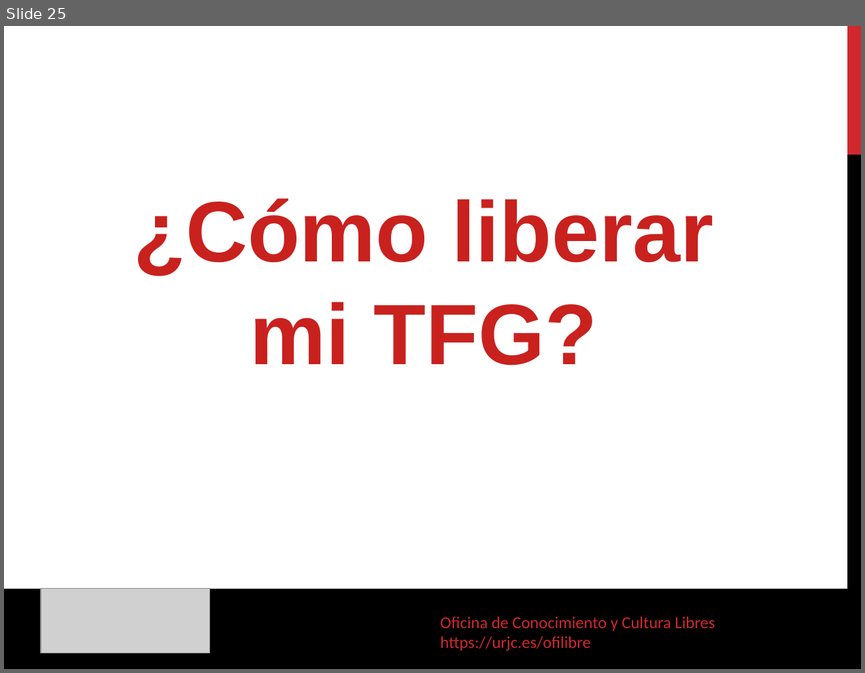
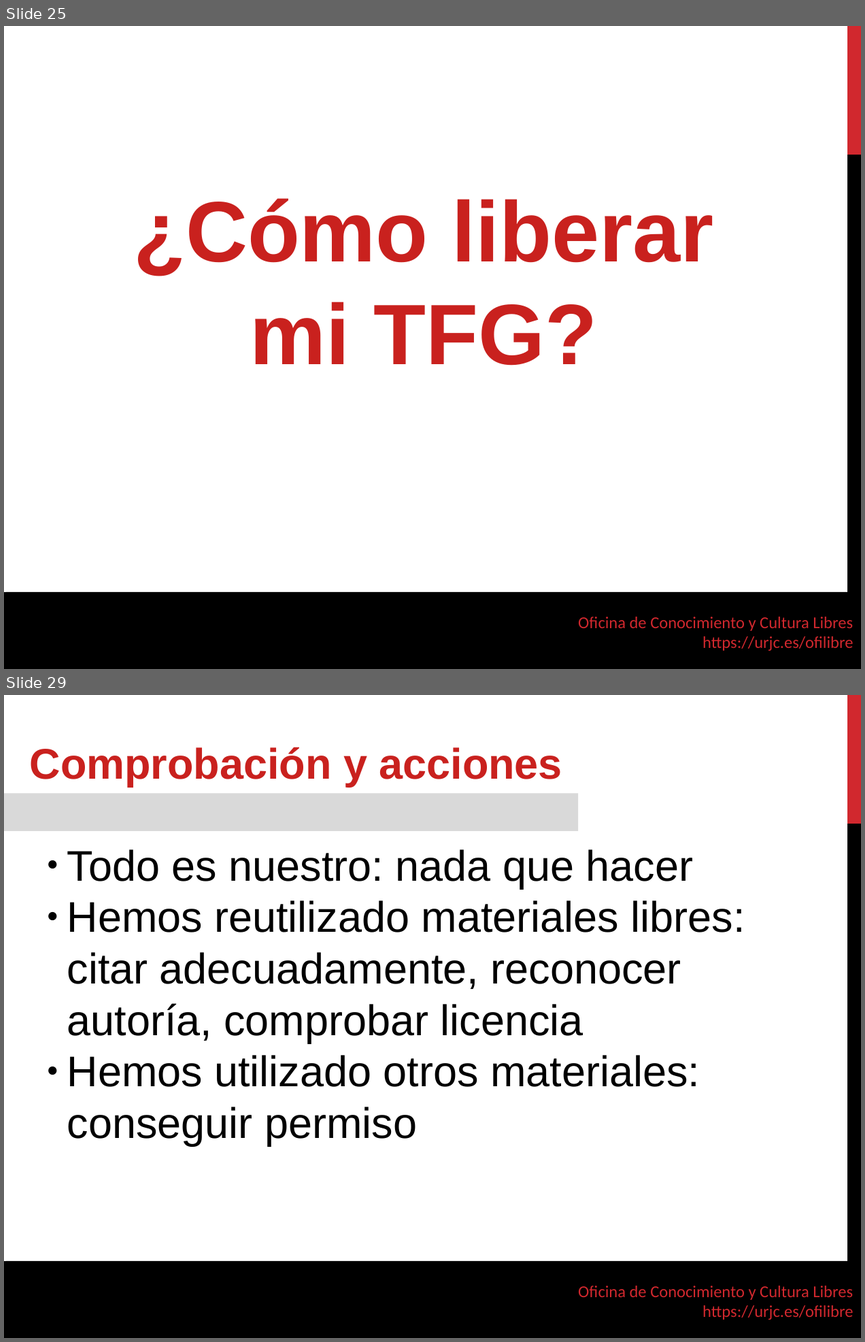
Before and after one commit to gabrielIzquierdo/OfiLibreGabri.github.io, a slide deck: static/transpas/tfgs-abiertos/TFGs_Abiertos.odp. Shown one above the other, each under a label of ours: slide 25 before the commit, slides 25 and 29 after it; the slides between them are not shown. The pictures are 865x673 and 865x1342 pixels, drawn with LibreOffice and Linux fonts; fonts in the diff are those of the drawing; grey boxes stand for pictures; background and template pictures are left out. Boxes give left, top, right and bottom in pixels: in the first picture for what was removed or moved away, otherwise in the second. Text is boxed around its words. In the diff, an @@ line names an element or a change of style, - is before the commit and + after.

```diff
--- a/static/transpas/tfgs-abiertos/TFGs_Abiertos.odp
+++ b/static/transpas/tfgs-abiertos/TFGs_Abiertos.odp
@@ slide 29 added at box(4, 695, 861, 1338), background #FFFFFF; not listed: 4 template elements that a slide beside it also shows @@
@@ text added at box(30, 747, 562, 787), 36 pt, text #C9211E, bold @@
+Comprobación y acciones
@@ rectangle added at box(4, 794, 578, 831), fill #D9D9D9 @@
@@ rectangle added at box(38, 834, 758, 1226), fill #FFFFFF, outline #FFFFFF 0 pt, 36 pt, text #000000 @@
+● Todo es nuestro: nada que hacer
+● Hemos reutilizado materiales libres: citar adecuadamente, reconocer autoría, comprobar licencia
+● Hemos utilizado otros materiales: conseguir permiso
@@ slide 25 changed as well @@
@@ freeform shape removed at box(4, 588, 861, 669) @@
@@ freeform shape added at box(4, 592, 861, 669), fill #000000 @@
@@ picture removed at box(41, 588, 209, 652) @@
@@ text removed at box(440, 616, 715, 650) @@
-Oficina de Conocimiento y Cultura Libres
-https://urjc.es/ofilibre
@@ text added at box(578, 616, 853, 650), 14 pt, text #D1282E @@
+Oficina de Conocimiento y Cultura Libres
+https://urjc.es/ofilibre
```
Also in this commit, not shown: 47 other slides changed, 6 other slides added, 2 slides removed, 1 other file.
